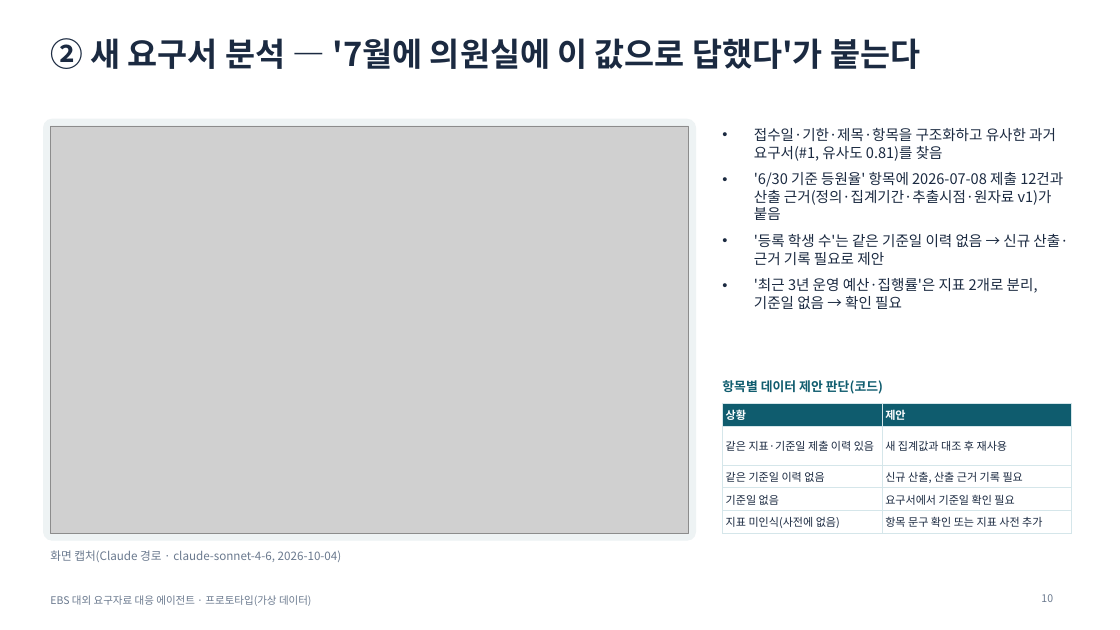
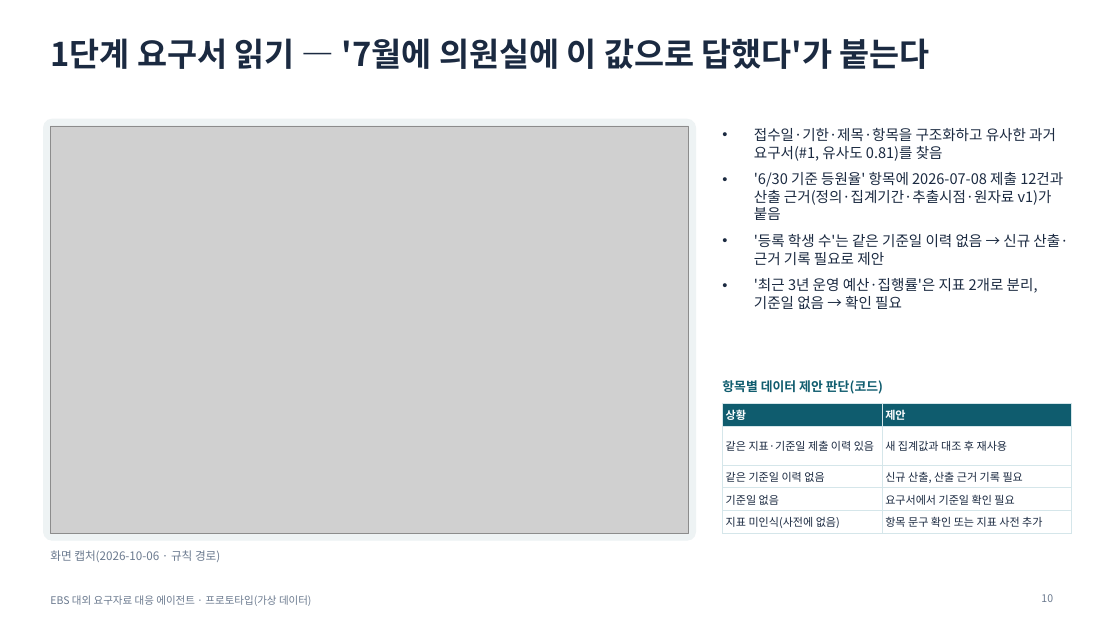
Before and after one commit to lts134/ebsjajucenter, a slide deck: slide 10 of app/docs/발표자료_EBS_요구자료대응에이전트.pptx. Drawn at 1120x630 pixels with LibreOffice and Linux fonts; fonts in the diff are those of the drawing; grey boxes stand for pictures. Boxes give left, top, right and bottom in pixels: in the first picture for what was removed or moved away, otherwise in the second. Text is boxed around its words. In the diff, an @@ line names an element or a change of style, - is before the commit and + after.

```diff
--- a/app/docs/발표자료_EBS_요구자료대응에이전트.pptx
+++ b/app/docs/발표자료_EBS_요구자료대응에이전트.pptx
@@ title at (x1=50, y1=38, x2=930, y2=69): text changed @@
-② 새 요구서 분석 — '7월에 의원실에 이 값으로 답했다'가 붙는다
+1단계 요구서 읽기 — '7월에 의원실에 이 값으로 답했다'가 붙는다
@@ text at (x1=50, y1=550, x2=220, y2=562): text changed @@
-화면 캡처(Claude 경로 · claude-sonnet-4-6, 2026-10-04)
+화면 캡처(2026-10-06 · 규칙 경로)
```
Also in this commit, not shown: 12 other slides changed, 34 other files.
